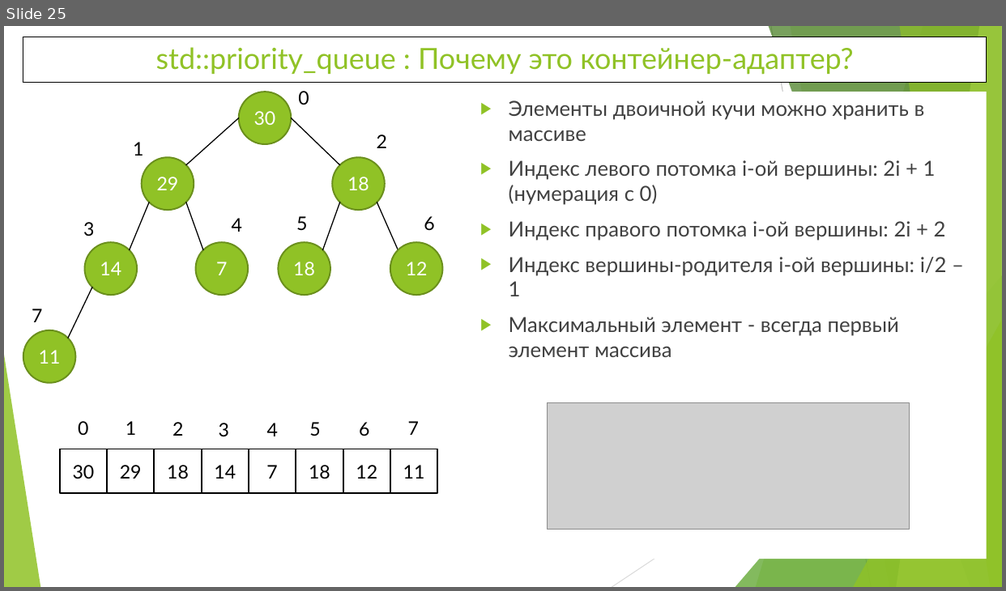
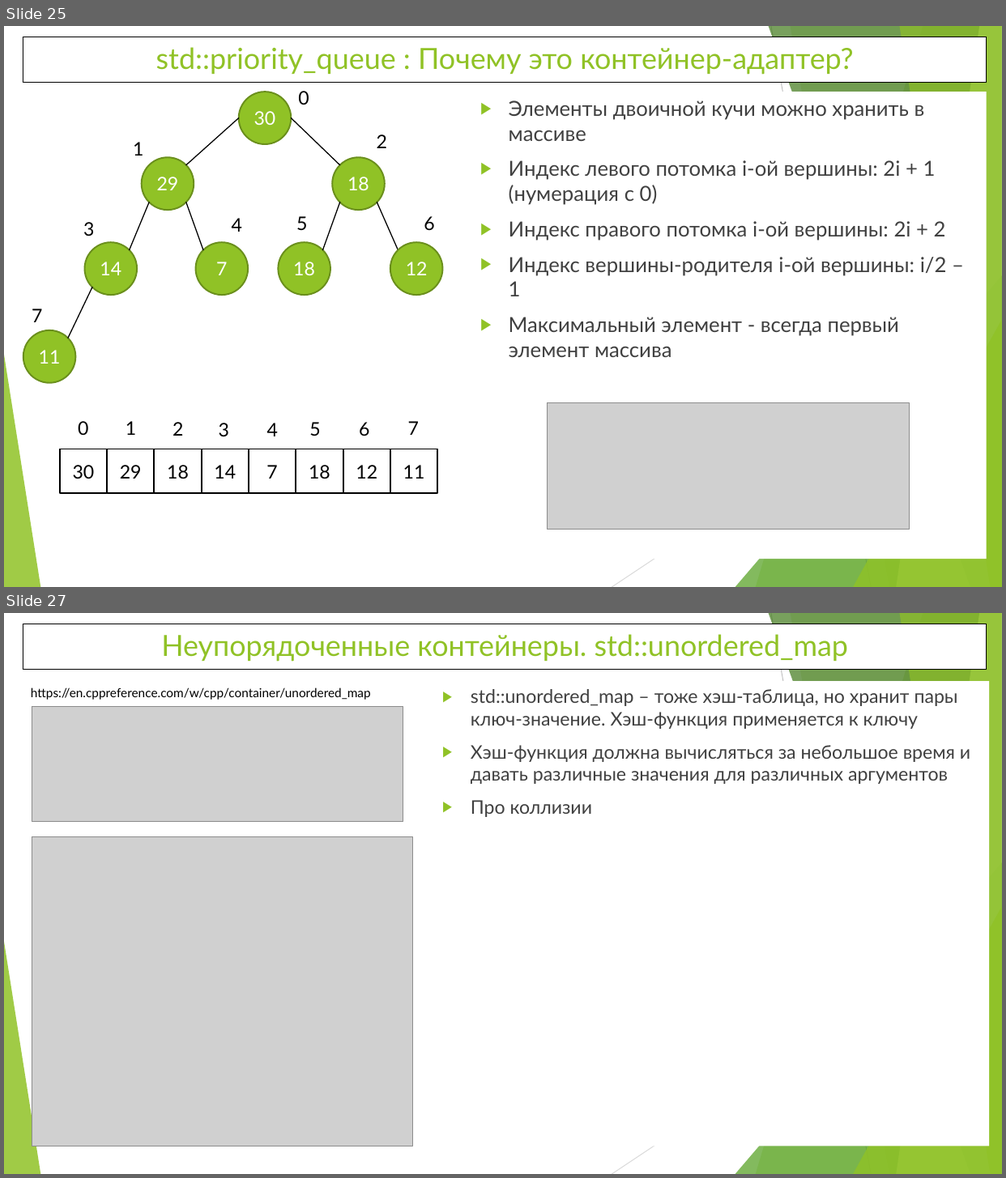
Before and after one commit to WhiteCatStudies/lectures, a slide deck: lecture1/lecture1.pptx. Shown one above the other, each under a label of ours: slide 25 before the commit, slides 25 and 27 after it; the slides between them are not shown. The pictures are 1006x591 and 1006x1178 pixels, drawn with LibreOffice and Linux fonts; fonts in the diff are those of the drawing; grey boxes stand for pictures. Boxes give left, top, right and bottom in pixels: in the first picture for what was removed or moved away, otherwise in the second. Text is boxed around its words. In the diff, an @@ line names an element or a change of style, - is before the commit and + after.

```diff
--- a/lecture1/lecture1.pptx
+++ b/lecture1/lecture1.pptx
@@ slide 27 added at box(4, 613, 1002, 1174), background #FFFFFF; not listed: 10 template elements that a slide beside it also shows @@
@@ rectangle added at box(23, 624, 987, 669), fill #FFFFFF, outline #000000 0.75 pt, 28 pt, text #90C226 @@
+Неупорядоченные контейнеры. std::unordered_map
@@ text added at box(435, 681, 989, 1147), fill #FFFFFF, 18 pt, text #404040 @@
+▶ std::unordered_map – тоже хэш-таблица, но хранит пары ключ-значение. Хэш-функция применяется к ключу
+▶ Хэш-функция должна вычисляться за небольшое время и давать различные значения для различных аргументов
+▶ Про коллизии
@@ text added at box(31, 688, 371, 700), 12 pt, text #000000 @@
+https://en.cppreference.com/w/cpp/container/unordered_map
@@ picture added at box(32, 707, 404, 822) @@
@@ picture added at box(32, 837, 413, 1146) @@
```
Also in this commit, not shown: 1 other slide added, 4 slides removed, 2 other files.
